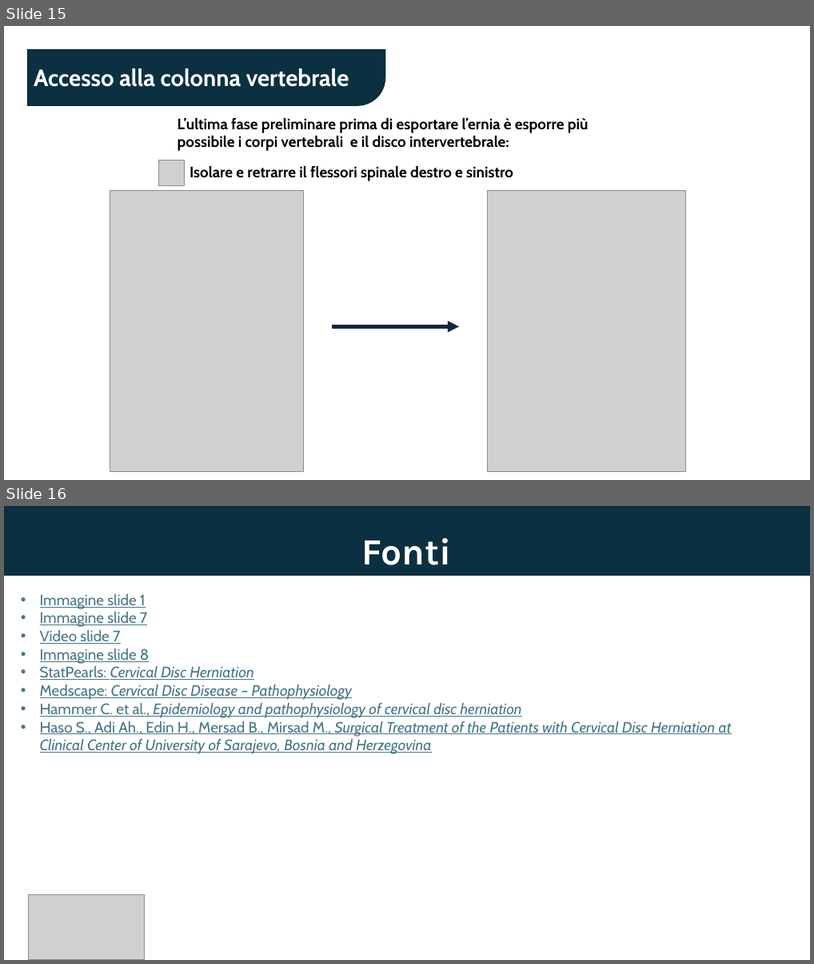
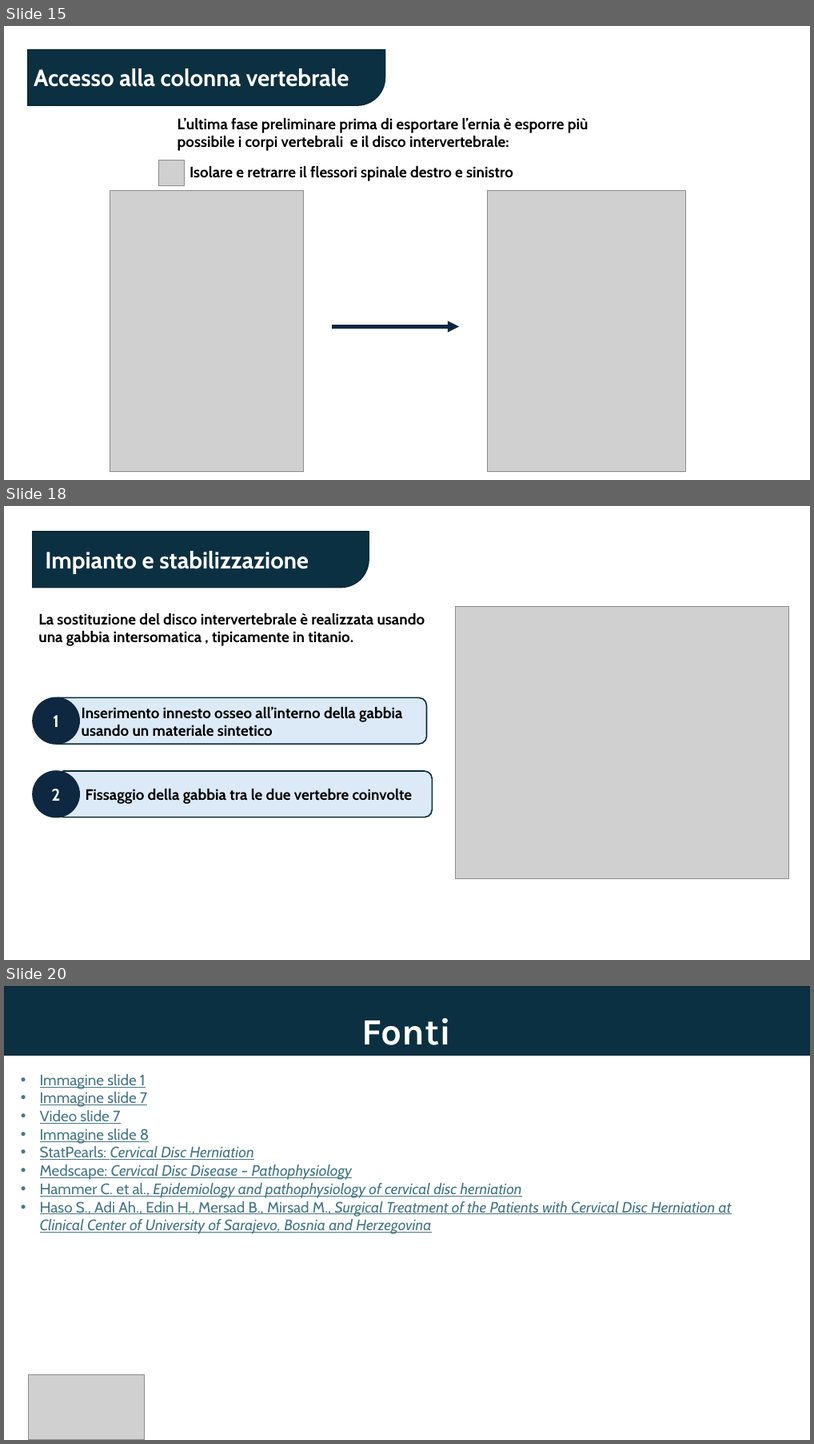
Before and after one commit to EmilioLeo/Project_AI2-virtual-interaction-with-digital-phantom-for-surgical-training, a slide deck: Progetto AI2.pptx. Shown one above the other, each under a label of ours: slides 15 and 16 before the commit, slides 15, 18 and 20 after it; the slides between them are not shown. The pictures are 814x964 and 814x1444 pixels, drawn with LibreOffice and Linux fonts; fonts in the diff are those of the drawing; grey boxes stand for pictures. Boxes give left, top, right and bottom in pixels: in the first picture for what was removed or moved away, otherwise in the second. Text is boxed around its words. In the diff, an @@ line names an element or a change of style, - is before the commit and + after.

```diff
--- a/Progetto AI2.pptx
+++ b/Progetto AI2.pptx
@@ slide 18 added at [4,506,810,960], background #FFFFFF @@
@@ round rect added at [33,532,370,587], fill #0B3041, outline #092A39 1.5 pt @@
@@ text added at [45,551,309,574], 28 pt, text #FFFFFF, bold @@
+Impianto e stabilizzazione
@@ text added at [38,612,426,646], 18 pt, text #000000, bold @@
+La sostituzione del disco intervertebrale è realizzata usando una gabbia intersomatica , tipicamente in titanio.
@@ picture added at [456,607,790,879] @@
@@ ellipse added at [33,698,80,744], fill #0E2841, outline #0E2841 1.5 pt, 20 pt, text #FFFFFF, bold @@
+1
@@ rounded rectangle added at [50,698,427,744], fill #DCEAF7, outline #092A39 1.5 pt @@
@@ text added at [82,706,402,736], 18 pt, text #000000, bold @@
+Inserimento innesto osseo all’interno della gabbia usando un materiale sintetico
@@ ellipse added at [33,771,80,817], fill #0E2841, outline #0E2841 1.5 pt, 20 pt, text #FFFFFF, bold @@
+2
@@ rounded rectangle added at [56,771,432,817], fill #DCEAF7, outline #092A39 1.5 pt @@
@@ text added at [86,788,413,804], 18 pt, text #000000, bold @@
+Fissaggio della gabbia tra le due vertebre coinvolte
@@ what was slide 16 is now slide 20 @@
```
Also in this commit, not shown: 3 other slides added.
